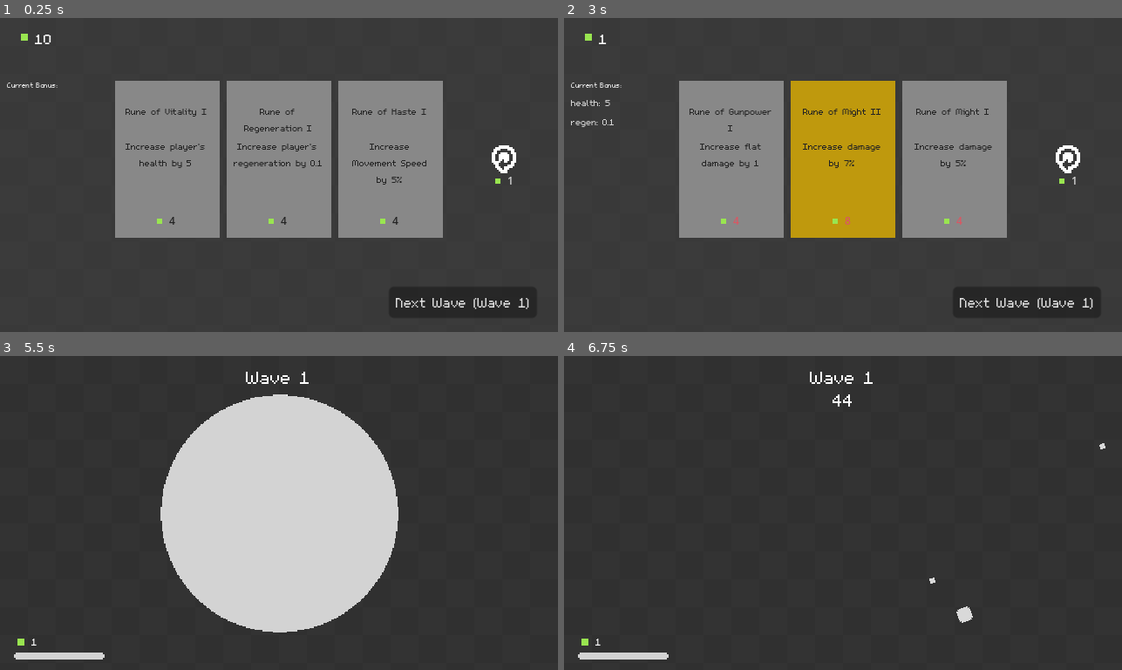
Above: before the commit, frames 1-4 (two rows, left to right).
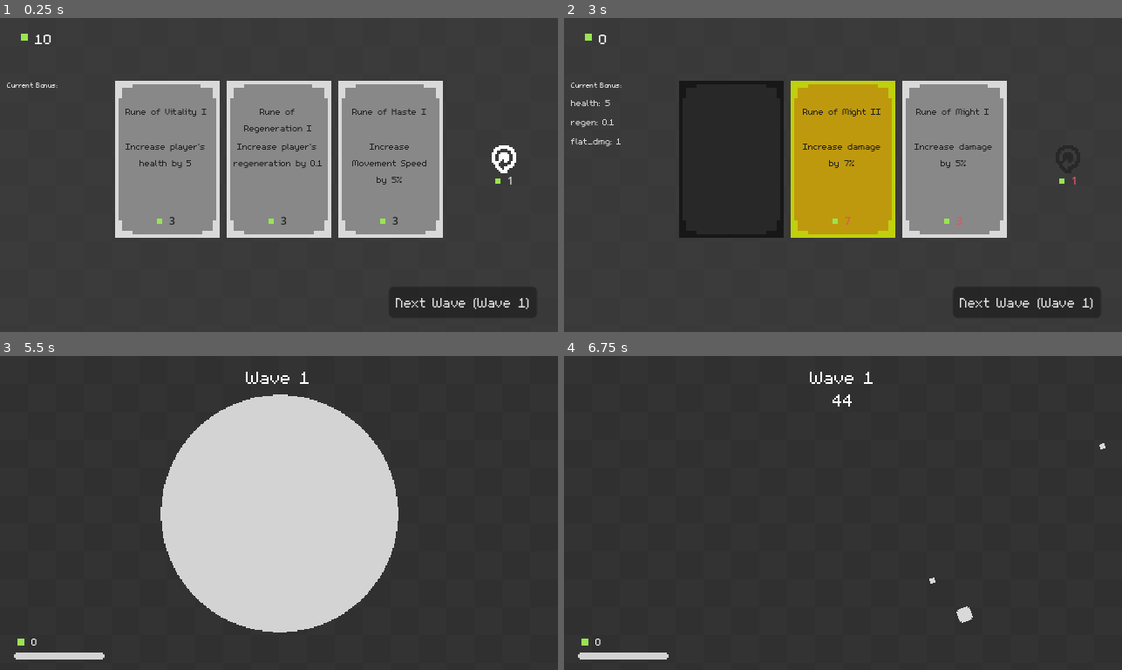
Above: after the commit, the same moments.

Repository: rchiedev/Quadratum
Game: Godot game, scene res://game/buy_upgrade_menu.tscn
Two runs of this game, one before a commit and one after it. Both use one fixed random seed, a clock stepped at 60 frames per second and the inputs below. This scene is started directly instead of the project's main scene.
Inputs (mouse positions are in pixels of both pictures, inside the frame that each line leads up to):
- Up to frame 1 (0.25 s): no input
- Up to frame 2 (3 s): click "Rune of Vitality I" at 0.5 s; click "Rune of Regeneration I" at 1.25 s; click (1066, 159) at 2 s; click (731, 159) at 2.75 s, where only the run after the commit has a clickable "Rune of Gunpower I"
- Up to frame 3 (5.5 s): click "Next Wave (Wave 1)" at 3.5 s; click "Next Wave (Wave 1)" at 4.25 s; tap Enter at 5 s; move the mouse to (401, 497) at 5.02 s; press the mouse at (401, 497) at 5.03 s; hold Right (ui_right) from 5.03 s (still down)
- Up to frame 4 (6.75 s): move the mouse to (731, 528) at 5.77 s; release Right (ui_right) at 5.78 s; release the mouse at (731, 528) at 5.78 s; hold Down (ui_down) 5.78-6.53 s; click (731, 528) at 5.85 s; move the mouse to (898, 443) at 6.52 s; press the mouse at (898, 443) at 6.53 s; hold Right (ui_right) from 6.53 s (still down)

The runs differ from the first frame. In frame 1, 3.7% of the frame differs, in the area x 20-80%, y 20-70%; in frame 2, 12%, in the area x 1-93%, y 5-70%; in frame 3, less than 0.1%; in frame 4, less than 0.1%.

Commit message:
Update 1
Updated some assets

Diff:
--- a/game/buy_upgrade_menu.gd
+++ b/game/buy_upgrade_menu.gd
@@ -21,11 +21,12 @@
 
 func _ready():
 	first_shop = true
-	refresh_cost = 1 + floor(GameManager.wave / 2)
+	refresh_cost = floor(1 + (GameManager.wave / 2))
+	next_wave_btn.text = "Next Wave (Wave " + str(GameManager.wave) + ")"
 
-	set_wave_counter()
 	set_gems_counter()
 	set_refresh_label()
+
 	set_rune_cards()
 	set_bonus_list()
 
@@ -35,9 +36,6 @@
 
 	audio_player.stream = SHOP_ENTER_SOUND
 	audio_player.play()
-
-func set_wave_counter():
-	next_wave_btn.text = "Next Wave (Wave " + str(GameManager.wave) + ")"
 
 func set_gems_counter():
 	gem_counter.text = str(GameManager.gems)
@@ -49,17 +47,18 @@
 
 func _on_refresh_button_pressed():
 	first_shop = false
+
 	GameManager.gems -= refresh_cost
+	set_rune_cards()
+	set_gems_counter()
 
 	if GameManager.gems - refresh_cost < 0:
 		disable_refresh()
 
-	SignalBus.on_gem_spent.emit()
-	set_rune_cards()
-
 func set_refresh_label():
 	refresh_cost_label.text = str(refresh_cost)
 	refresh_cost_label.label_settings.font_color = Color.html("#d3d3d3")
+
 	if GameManager.gems - refresh_cost < 0:
 		refresh_cost_label.label_settings.font_color = Color.html("#d95763")
 		disable_refresh()
--- a/game/upgrade_cards.gd
+++ b/game/upgrade_cards.gd
@@ -3,7 +3,7 @@
 @onready var name_label = %Name
 @onready var description = %Description
 @onready var texture_rect = %TextureRect
-@onready var gem_image = $GemImage
+@onready var gem_image = %GemImage
 @onready var price_label = %Price
 
 const CARD_UPGRADE_1 = preload("res://assets/Card-Upgrade1.png")
@@ -18,17 +18,18 @@
 
 func set_rune_data(first_shop : bool):
 	rune = GameManager.get_rune(first_shop)
+
 	name_label.text = rune.name
 	description.text = rune.description
 	if rune.rarity == 0:
 		texture_rect.texture = CARD_UPGRADE_1
-		price = 3 + GameManager.wave
+		price = 2 + GameManager.wave
 	elif rune.rarity == 1:
 		texture_rect.texture = CARD_UPGRADE_2
-		price = 7 + GameManager.wave
+		price = 6 + GameManager.wave
 	else:
 		texture_rect.texture = CARD_UPGRADE_3
-		price = 14 + GameManager.wave
+		price = 12 + GameManager.wave
 
 	set_visibility(true)
 	set_price_label()
@@ -43,13 +44,14 @@
 
 func set_price_label():
 	price_label.text = str(price)
-	price_label.label_settings.font_color = Color.html("#232323")
 
 	if GameManager.gems - price < 0:
-		price_label.label_settings.font_color = Color.html("#d95763")
+		price_label.label_settings.set_font_color(Color.html("#d95763")) #RED
 		self.disabled = true
+	else:
+		price_label.label_settings.set_font_color(Color.html("#232323")) #WHITE
 
-func set_visibility(boolean):
+func set_visibility(boolean : bool):
 	texture_rect.visible = boolean
 	name_label.visible = boolean
 	description.visible = boolean
--- a/game/upgrade_cards.tscn
+++ b/game/upgrade_cards.tscn
@@ -58,6 +58,7 @@
 autowrap_mode = 2
 
 [node name="GemImage" type="TextureRect" parent="."]
+unique_name_in_owner = true
 layout_mode = 0
 offset_left = 24.0
 offset_top = 79.0
--- a/units/enemies/enemy.gd
+++ b/units/enemies/enemy.gd
@@ -12,7 +12,7 @@
 @export var gem_qty : int = 1
 
 @onready var audio_player = $AudioStreamPlayer
-const ON_ENEMY_HIT_SOUND = preload("res://assets/sfx/onEnemyHit.ogg")
+const ON_ENEMY_HIT_SOUND = preload("res://assets/sfx/onEnemyHit.wav")
 
 const GEM_SCENE = preload("res://units/gem/gem.tscn")
 
--- a/units/player/player.gd
+++ b/units/player/player.gd
@@ -8,8 +8,8 @@
 @onready var damaged_particle = $DamagedParticle
 
 @onready var audio_player = $AudioStreamPlayer
-const ON_PLAYER_HIT_SOUND = preload("res://assets/sfx/onPlayerHit.ogg")
-const ON_PLAYER_SHOOT_SOUND = preload("res://assets/sfx/onPlayerShoot.ogg")
+const ON_PLAYER_HIT_SOUND = preload("res://assets/sfx/onPlayerHit.wav")
+const ON_PLAYER_SHOOT_SOUND = preload("res://assets/sfx/onPlayerShoot.wav")
 
 const PLAYER_BULLET_SCENE = preload("res://units/player/player_bullet.tscn")
 
Binary file changed: assets/Card-Upgrade.png
Binary file changed: assets/Card-Upgrade1.png
Binary file changed: assets/Card-Upgrade2.png
Binary file changed: assets/Card-Upgrade3.png
Binary file changed: assets/Refresh-Disabled.png
Not shown, removed: assets/sfx/onEnemyHit.ogg.import
Not shown, added: assets/sfx/onEnemyHit.wav.import
Not shown, changed: assets/sfx/onPlayerHit.ogg.import
Not shown, added: assets/sfx/onPlayerHit.wav.import
Not shown, removed: assets/sfx/onPlayerShoot.ogg.import
Not shown, added: assets/sfx/onPlayerShoot.wav.import
Not shown, removed: assets/sfx/onEnemyHit.ogg
(and 5 more such lines)
